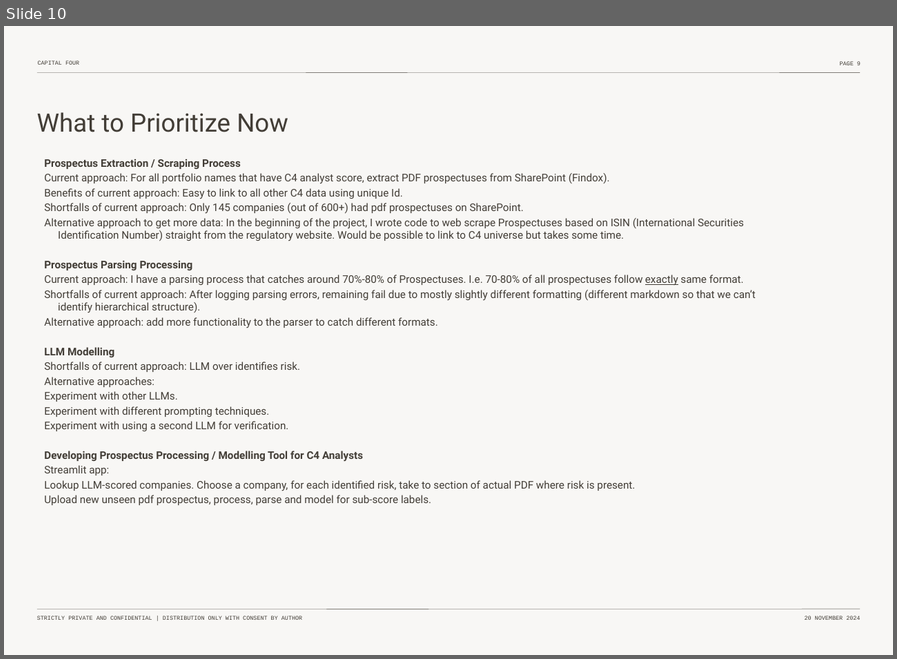
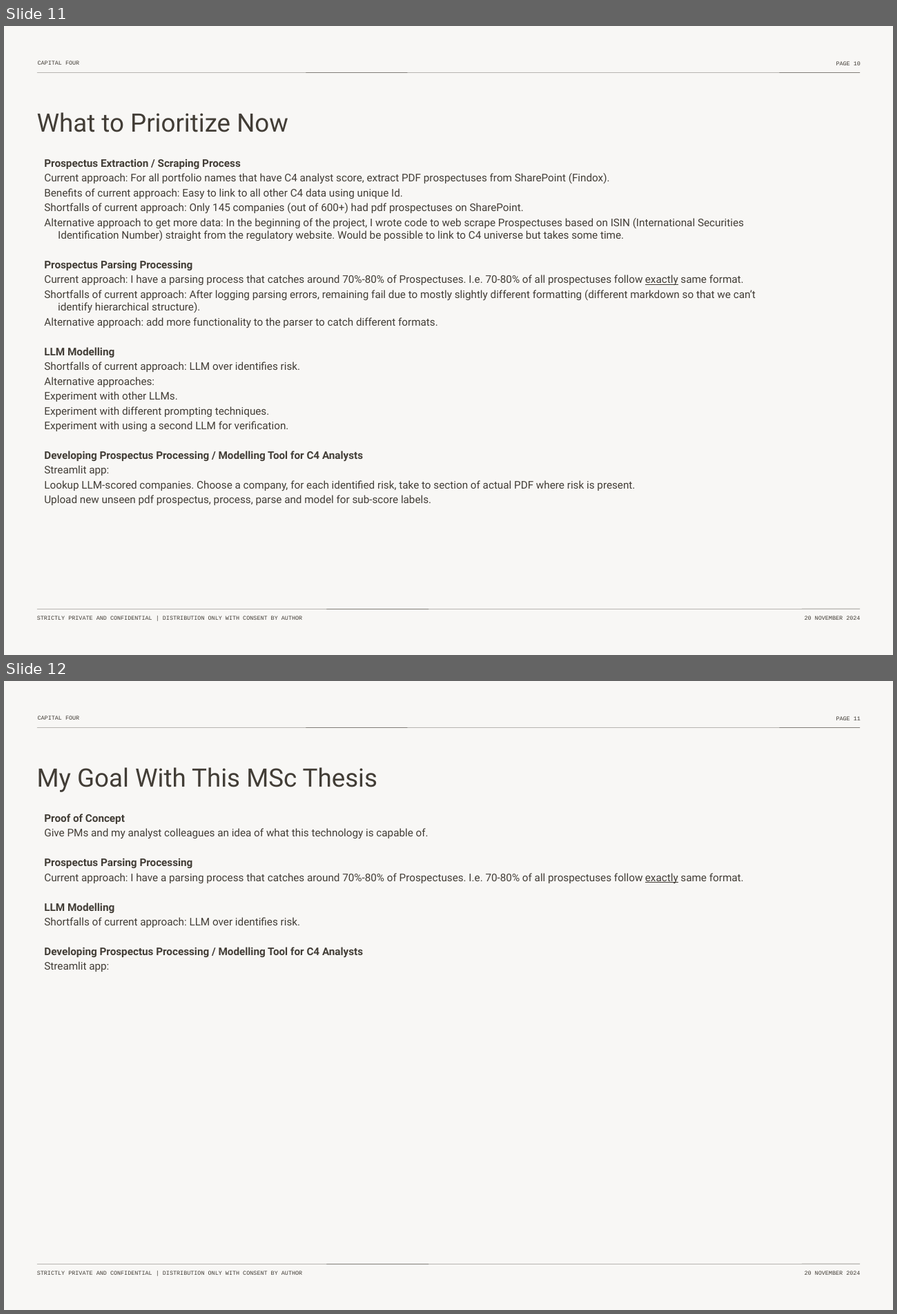
Before and after one commit to pierrehogenhaug/mester, a slide deck: _non_code_env_related/non_code_material/meeting_material/Thesis-Intro-Nov-2024.pptx. Shown one above the other, each under a label of ours: slide 10 before the commit, slides 11 and 12 after it. The pictures are 897x659 and 897x1314 pixels, drawn with LibreOffice and Linux fonts; fonts in the diff are those of the drawing. Boxes give left, top, right and bottom in pixels: in the first picture for what was removed or moved away, otherwise in the second. Text is boxed around its words. In the diff, an @@ line names an element or a change of style, - is before the commit and + after.

```diff
--- a/_non_code_env_related/non_code_material/meeting_material/Thesis-Intro-Nov-2024.pptx
+++ b/_non_code_env_related/non_code_material/meeting_material/Thesis-Intro-Nov-2024.pptx
@@ slide 12 added at [4, 681, 893, 1310], background #F8F7F5; not listed: 6 template elements that a slide beside it also shows @@
@@ title added at [37, 767, 377, 792], 24 pt, text #423D36 @@
+My Goal With This MSc Thesis
@@ text added at [44, 813, 744, 971], 10 pt, text #423D36 @@
+Proof of Concept
+Give PMs and my analyst colleagues an idea of what this technology is capable of.
+Prospectus Parsing Processing
+Current approach: I have a parsing process that catches around 70%-80% of Prospectuses. I.e. 70-80% of all prospectuses follow exactly same format.
+LLM Modelling
+Shortfalls of current approach: LLM over identifies risk.
+Developing Prospectus Processing / Modelling Tool for C4 Analysts
+Streamlit app:
@@ what was slide 10 is now slide 11 @@
@@ page number at [836, 61, 860, 65]: text changed @@
-PAGE 9
+PAGE 10
```
Also in this commit, not shown: 3 slides changed, 1 other slide added.
